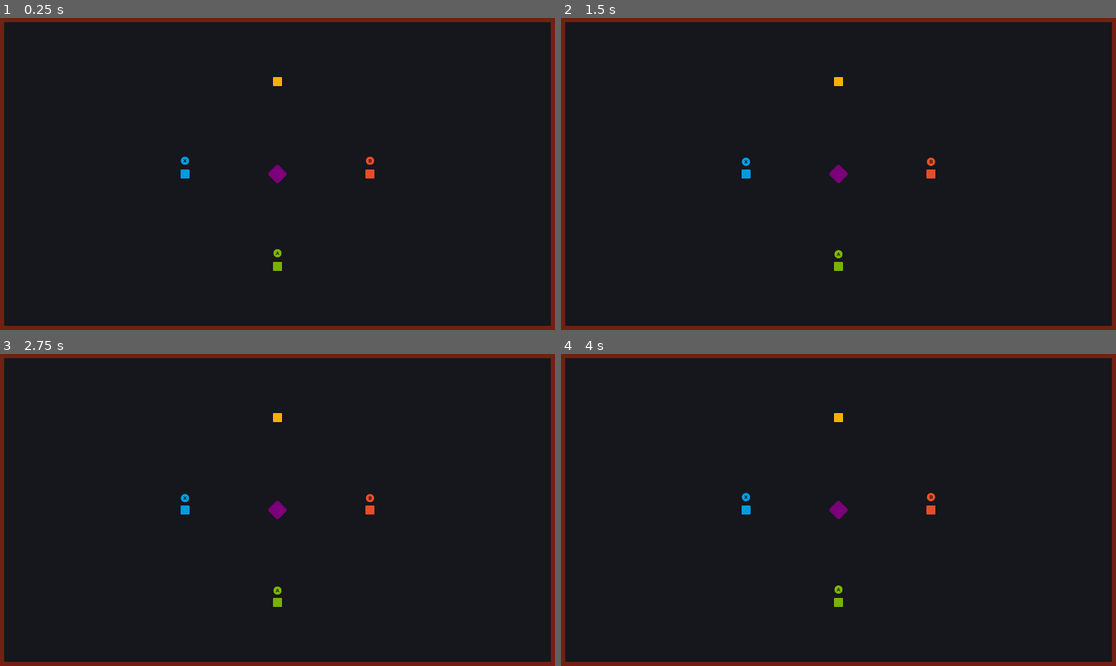
Above: before the commit, frames 1-4 (two rows, left to right).
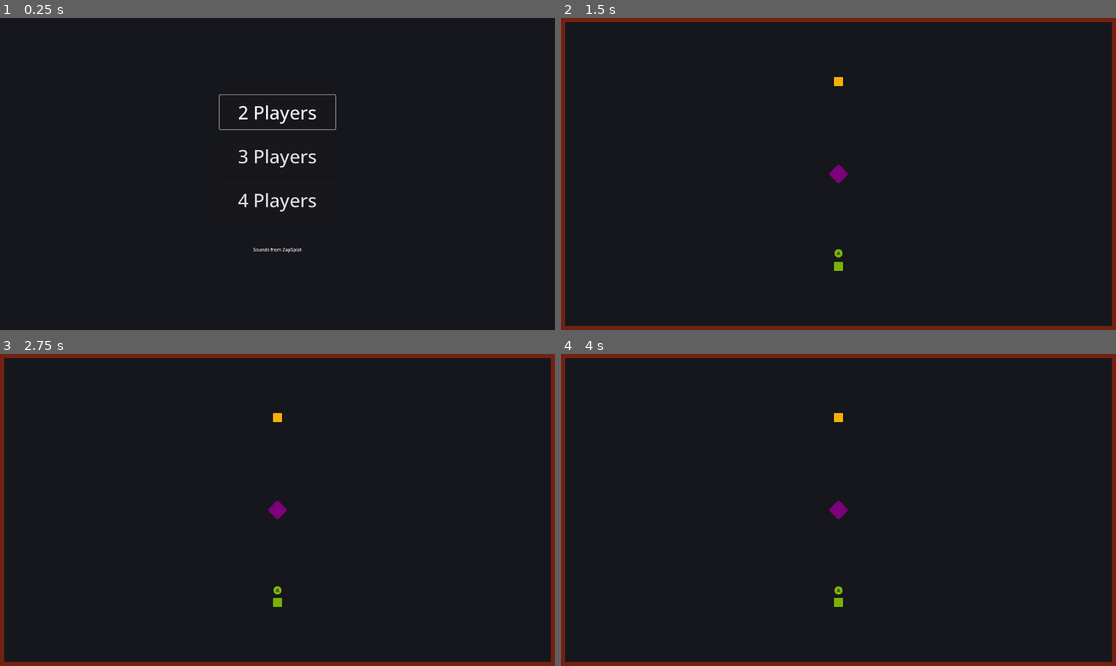
Above: after the commit, the same moments.

Repository: njamster/game_jamuar_2
Game: Godot game, scene res://main.tscn
Two runs of this game, one before a commit and one after it. Both use one fixed random seed, a clock stepped at 60 frames per second and the inputs below. Before the commit the project starts from res://game/main.tscn.
Inputs (mouse positions are in pixels of both pictures, inside the frame that each line leads up to):
- Up to frame 1 (0.25 s): no input
- Up to frame 2 (1.5 s): click (838, 111) at 0.5 s, where only the run after the commit has a clickable "2 Players"; tap Enter at 1.25 s
- Up to frame 3 (2.75 s): tap Space at 2 s
- Up to frame 4 (4 s): tap Enter at 2.75 s; tap Space at 3.5 s

The runs differ from the first frame. In frame 1, 5.5% of the frame differs, in the area x 0-100%, y 0-100%; in frame 2, 0.2%; in frame 3, 0.2%; in frame 4, 0.2%.

Commit message:
Add a starting screen
Allows choosing the number of players: 2, 3 or 4.

Also gives (in-game) credits to ZapSplat to satisfy their license.

Diff:
--- /dev/null
+++ b/main.gd
@@ -0,0 +1,10 @@
+extends CenterContainer
+
+
+func _ready() -> void:
+	$VBox/PlayerCount/Two.grab_focus()
+
+
+func start_game(player_count : int) -> void:
+	Global.PLAYER_COUNT = player_count
+	get_tree().change_scene_to_file("res://game/main.tscn")
--- /dev/null
+++ b/main.tscn
@@ -0,0 +1,46 @@
+[gd_scene load_steps=2 format=3 uid="uid://brf3byti1jnku"]
+
+[ext_resource type="Script" path="res://main.gd" id="1_17cco"]
+
+[node name="Main" type="CenterContainer"]
+anchors_preset = 15
+anchor_right = 1.0
+anchor_bottom = 1.0
+grow_horizontal = 2
+grow_vertical = 2
+script = ExtResource("1_17cco")
+
+[node name="VBox" type="VBoxContainer" parent="."]
+layout_mode = 2
+theme_override_constants/separation = 100
+
+[node name="PlayerCount" type="VBoxContainer" parent="VBox"]
+layout_mode = 2
+theme_override_constants/separation = 32
+
+[node name="Two" type="Button" parent="VBox/PlayerCount"]
+custom_minimum_size = Vector2(400, 120)
+layout_mode = 2
+theme_override_font_sizes/font_size = 64
+text = "2 Players"
+
+[node name="Three" type="Button" parent="VBox/PlayerCount"]
+custom_minimum_size = Vector2(400, 120)
+layout_mode = 2
+theme_override_font_sizes/font_size = 64
+text = "3 Players"
+
+[node name="Four" type="Button" parent="VBox/PlayerCount"]
+custom_minimum_size = Vector2(400, 120)
+layout_mode = 2
+theme_override_font_sizes/font_size = 64
+text = "4 Players"
+
+[node name="Credits" type="Label" parent="VBox"]
+layout_mode = 2
+text = "Sounds from ZapSplat"
+horizontal_alignment = 1
+
+[connection signal="pressed" from="VBox/PlayerCount/Two" to="." method="start_game" binds= [2]]
+[connection signal="pressed" from="VBox/PlayerCount/Three" to="." method="start_game" binds= [3]]
+[connection signal="pressed" from="VBox/PlayerCount/Four" to="." method="start_game" binds= [4]]
--- a/project.godot
+++ b/project.godot
@@ -10,8 +10,8 @@
 
 [application]
 
-config/name="game_jamuar_2"
-run/main_scene="res://game/main.tscn"
+config/name="Game Jamuar 2"
+run/main_scene="res://main.tscn"
 config/features=PackedStringArray("4.3", "GL Compatibility")
 boot_splash/show_image=false
 config/icon="res://icon.svg"
